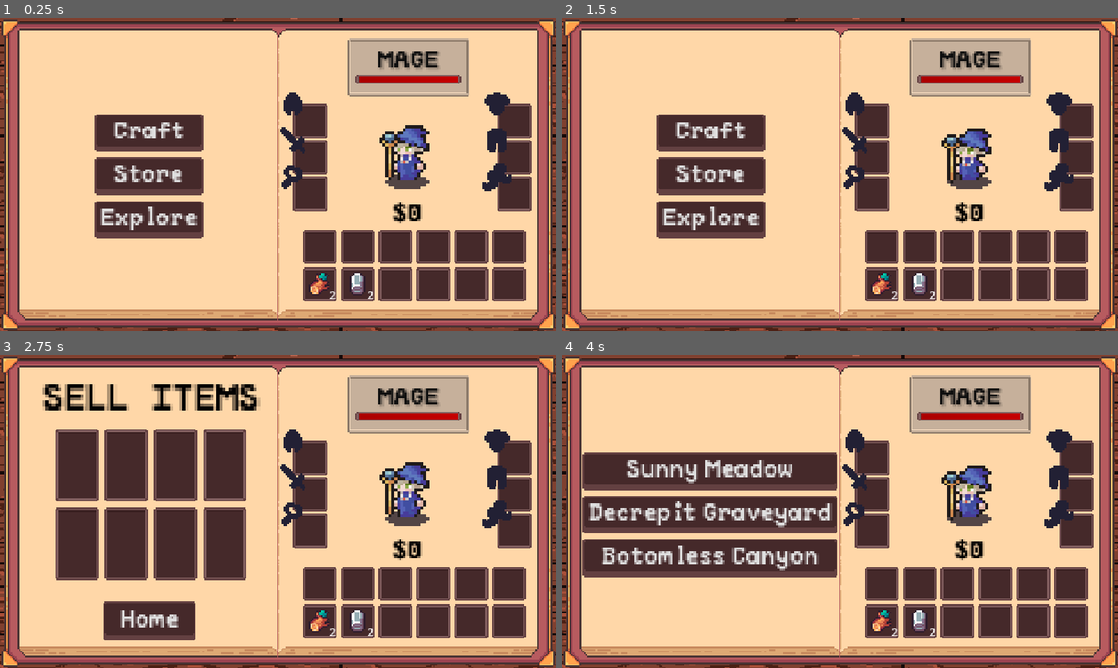
Above: before the commit, frames 1-4 (two rows, left to right).
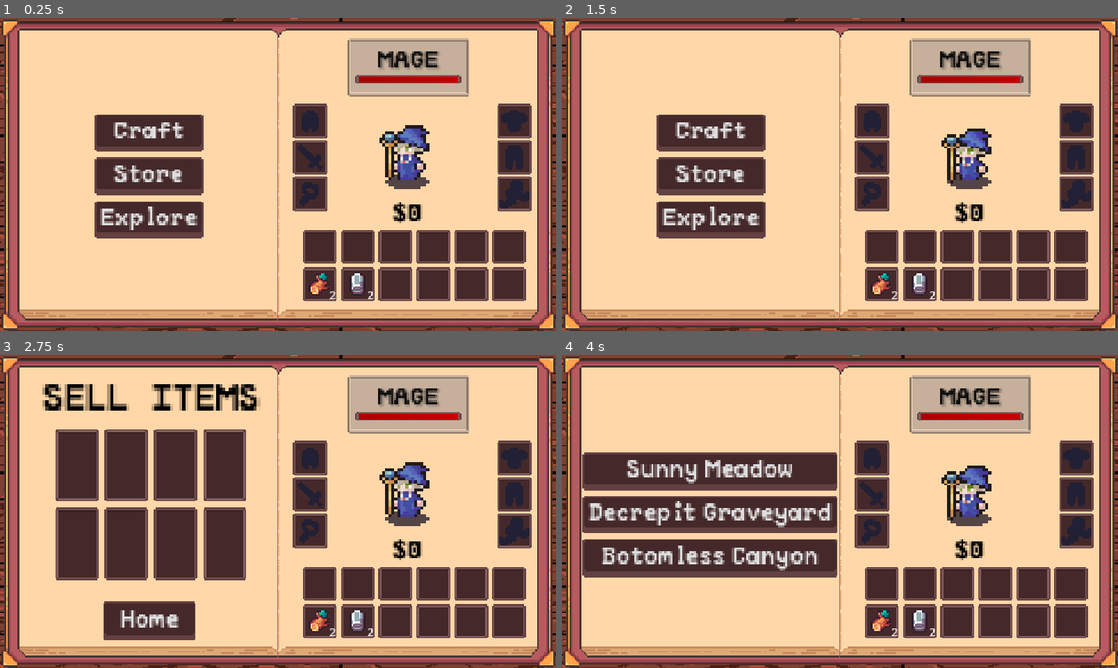
Above: after the commit, the same moments.

Repository: Blortlett/GodotIdle
Game: Godot game, scene res://Scenes/GuiNode.tscn
The game is run twice, just before and just after one commit, with the same random seed, the same clock (stepped at 60 frames per second) and the same inputs.
Inputs:
- Up to frame 1 (0.25 s): no input
- Up to frame 2 (1.5 s): click "Craft" at 0.5 s; click "Home" at 1.25 s
- Up to frame 3 (2.75 s): click "Store" at 2 s
- Up to frame 4 (4 s): click "Home" at 2.75 s; click "Explore" at 3.5 s

The runs differ from the first frame. In frame 1, 2.4% of the frame differs, in the area x 50-96%, y 23-61%; in frame 2, 2.4%; in frame 3, 2.4%; in frame 4, 2.4%.

Commit message:
Fixed equipment type icon position issue with player EquipmentSlots

Diff:
--- a/Inventory/Scripts/scrEquipmentManager.gd
+++ b/Inventory/Scripts/scrEquipmentManager.gd
@@ -27,11 +27,11 @@
 	texture = load("res://Art/Items/EquipmentShadows/Accessory.png");
 	_PrepSlotVisual(texture, mEquipmentSlotsUI[5]);
 func _PrepSlotVisual(_IconTexture: Resource, _SlotUI: Node):
-	var SlotIcon = Sprite2D.new();
+	var SlotIcon: Sprite2D = Sprite2D.new();
 	SlotIcon.texture_filter = CanvasItem.TEXTURE_FILTER_NEAREST;
 	SlotIcon.texture = _IconTexture;
-	_SlotUI.add_child(SlotIcon);
-	SlotIcon.position = Vector2(0, 0);
+	_SlotUI.get_node("CenterContainer/Panel").add_child(SlotIcon);
+	SlotIcon.z_index = 1
 	SlotIcon.scale = Vector2(.8,.8);
 
 func _ready() -> void:
--- a/project.godot
+++ b/project.godot
@@ -26,6 +26,5 @@
 
 [rendering]
 
-renderer/rendering_method="mobile"
 textures/vram_compression/import_etc2_astc=true
 2d/hdr_2d=false
